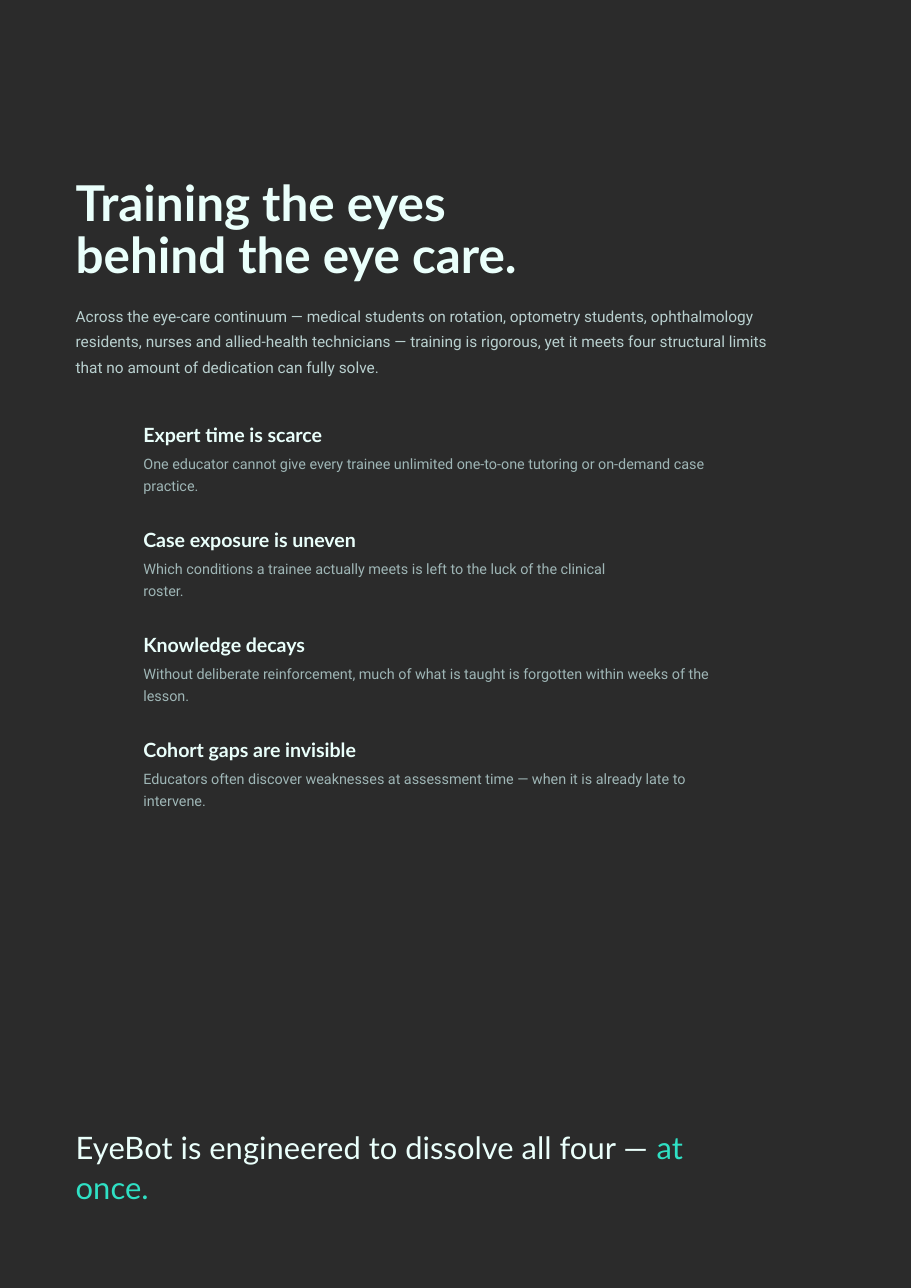
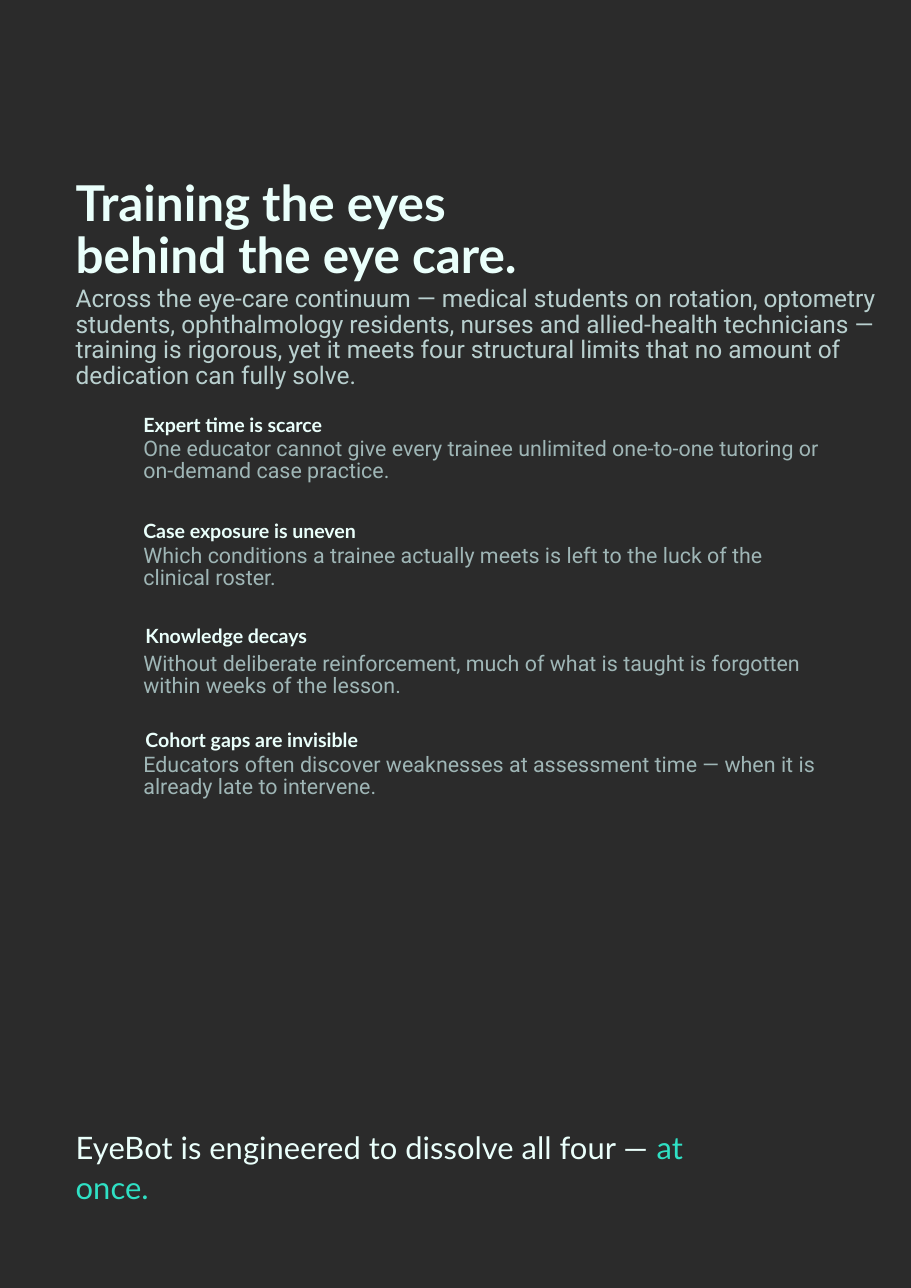
Before and after one commit to calebteo07-art/SNEC_AI_CHATBOT, a slide deck: slide 3 of proposal/SNEC_EyeBot_Proposal.pptx. Drawn at 911x1288 pixels with LibreOffice and Linux fonts; fonts in the diff are those of the drawing; background and template pictures are left out; a plain dark background stands for a picture behind light text. Boxes give left, top, right and bottom in pixels: in the first picture for what was removed or moved away, otherwise in the second. Text is boxed around its words. In the diff, an @@ line names an element or a change of style, - is before the commit and + after.

```diff
--- a/proposal/SNEC_EyeBot_Proposal.pptx
+++ b/proposal/SNEC_EyeBot_Proposal.pptx
@@ text "Across the eye-care continuum — ...": place and size @@
-text "Across the eye-care continuum — ..." at <box>76,310,767,376</box>
+text "Across the eye-care continuum — ..." at <box>76,288,876,389</box>
@@ text "Across the eye-care continuum — ..." at <box>76,288,876,389</box>: size 10.1 to 16 pt @@
@@ text "One educator cannot give every ...": place and size @@
-text "One educator cannot give every ..." at <box>143,458,704,472</box>
+text "One educator cannot give every ..." at <box>143,440,818,483</box>
@@ size 9.4 to 14 pt in 4 elements at <box>143,440,818,483</box>, <box>143,655,800,693</box>, <box>143,756,815,799</box>, <box>143,547,762,585</box> @@
@@ text "Which conditions a trainee actually ...": place and size @@
-text "Which conditions a trainee actually ..." at <box>143,563,606,577</box>
+text "Which conditions a trainee actually ..." at <box>143,547,762,585</box>
@@ text "Without deliberate reinforcement, much of ...": place and size @@
-text "Without deliberate reinforcement, much of ..." at <box>143,668,709,682</box>
+text "Without deliberate reinforcement, much of ..." at <box>143,655,800,693</box>
@@ 4 texts: place and size @@
-4 texts at <box>143,427,356,761</box>
+4 texts at <box>143,417,358,751</box>
@@ text "Educators often discover weaknesses at ...": place and size @@
-text "Educators often discover weaknesses at ..." at <box>143,773,686,787</box>
+text "Educators often discover weaknesses at ..." at <box>143,756,815,799</box>
```
Also in this commit, not shown: 8 other slides changed, 18 other files.
